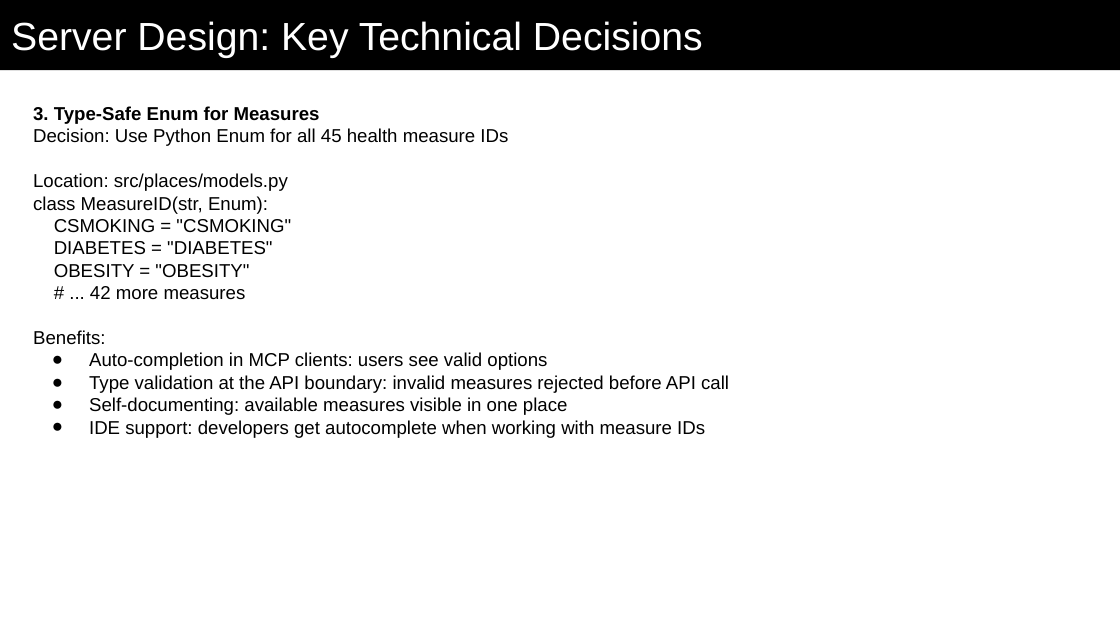
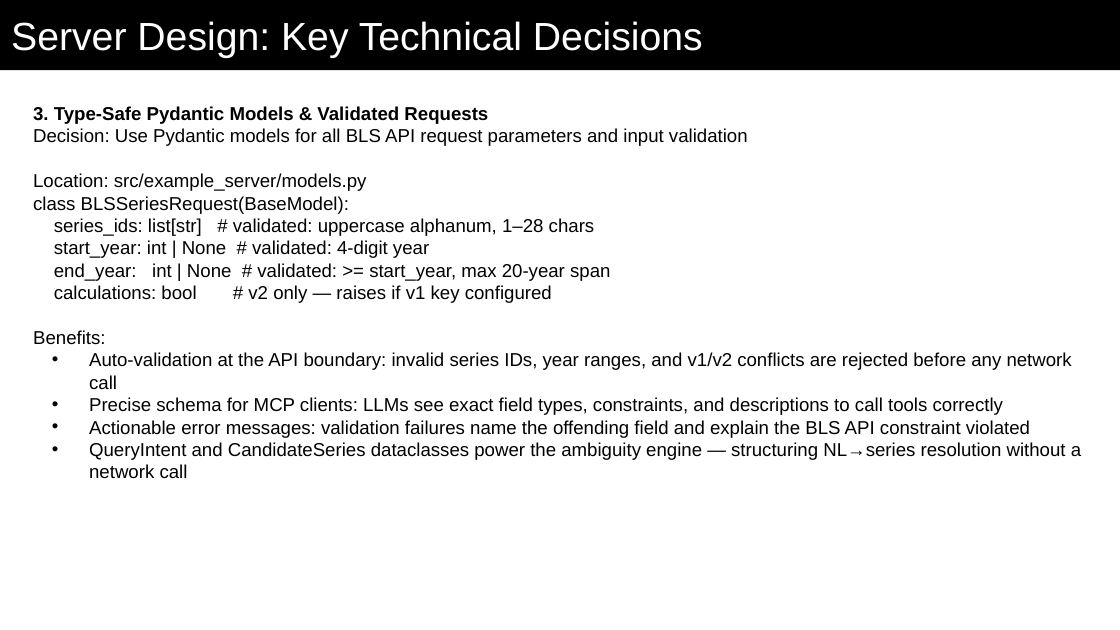
Before and after one commit to gsa-mcp-hackathon/BLS_DS_MCP_SERVER, a slide deck: slide 7 of submission_documentation/mcp_hackathon_bls_public_data.pptx. Drawn at 1120x630 pixels with LibreOffice and Linux fonts; fonts in the diff are those of the drawing. Boxes give left, top, right and bottom in pixels: in the first picture for what was removed or moved away, otherwise in the second. Text is boxed around its words. In the diff, an @@ line names an element or a change of style, - is before the commit and + after.

```diff
--- a/submission_documentation/mcp_hackathon_bls_public_data.pptx
+++ b/submission_documentation/mcp_hackathon_bls_public_data.pptx
@@ text at [33, 106, 748, 303]: text changed @@
-3. Type-Safe Enum for Measures
-Decision: Use Python Enum for all 45 health measure IDs
-Location: src/places/models.py
-class MeasureID(str, Enum):
-CSMOKING = "CSMOKING"
-DIABETES = "DIABETES"
-OBESITY = "OBESITY"
-# ... 42 more measures
+3. Type-Safe Pydantic Models & Validated Requests
+Decision: Use Pydantic models for all BLS API request parameters and input validation
+Location: src/example_server/models.py
+class BLSSeriesRequest(BaseModel):
+series_ids: list[str] # validated: uppercase alphanum, 1–28 chars
+start_year: int | None # validated: 4-digit year
+end_year: int | None # validated: >= start_year, max 20-year span
+calculations: bool # v2 only — raises if v1 key configured
@@ text at [89, 352, 1081, 460]: text changed @@
-● Auto-completion in MCP clients: users see valid options
-● Type validation at the API boundary: invalid measures rejected before API call
-● Self-documenting: available measures visible in one place
-● IDE support: developers get autocomplete when working with measure IDs
+• Auto-validation at the API boundary: invalid series IDs, year ranges, and v1/v2 conflicts are rejected before any network call
+• Precise schema for MCP clients: LLMs see exact field types, constraints, and descriptions to call tools correctly
+• Actionable error messages: validation failures name the offending field and explain the BLS API constraint violated
+• QueryIntent and CandidateSeries dataclasses power the ambiguity engine — structuring NL→series resolution without a network call
```
Also in this commit, not shown: 9 other slides changed.
